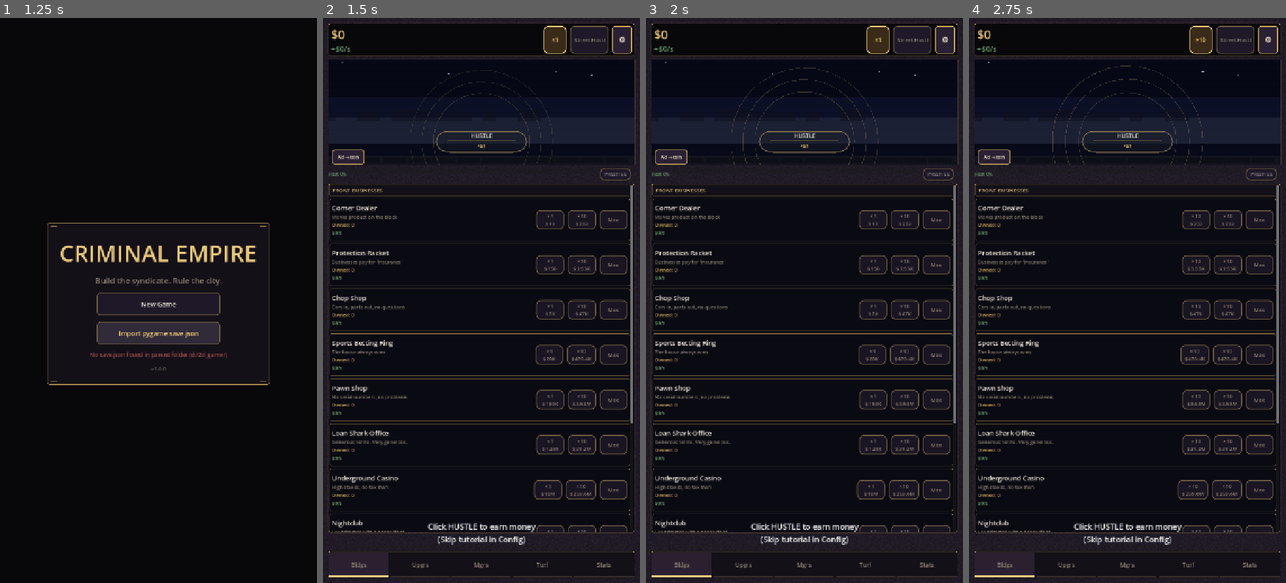
Above: before the commit, frames 1-4 (left to right).
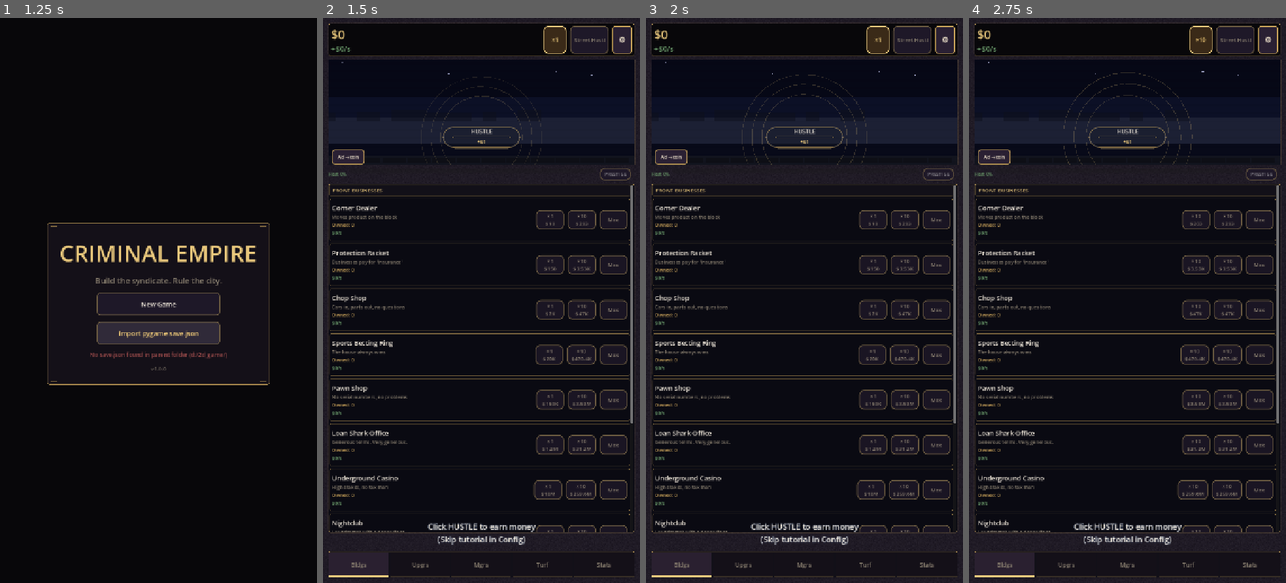
Above: after the commit, the same moments.

Repository: ironassassin3/Idle-empire
Game: Godot game, scene res://scenes/main_menu.tscn
Same seed, same stepped clock (60 frames per second), same inputs: the game is played once before the commit and once after it.
Inputs:
- Up to frame 1 (1.25 s): click "Import pygame save.json" at 0.5 s
- Up to frame 2 (1.5 s): click "New Game" at 1.25 s
- Up to frame 3 (2 s): no input
- Up to frame 4 (2.75 s): click "×1" at 2 s

Frame 1 is identical in both runs. In frame 2, 0.8% of the frame differs, in the area x 31-69%, y 11-26%; in frame 3, 0.9%; in frame 4, 1.0%, in the area x 26-74%, y 8-26%.

Commit message:
fix(ui): reposition hustle so city animation stays visible
Co-authored-by: Cursor <cursoragent@cursor.com>

Diff:
--- a/godot/scripts/ui/city_view.gd
+++ b/godot/scripts/ui/city_view.gd
@@ -9,6 +9,9 @@
 const VIRTUAL_SIZE := Vector2(404.0, 320.0)
 const REDRAW_INTERVAL := 1.0 / 30.0
 const MIN_HUSTLE_SIZE := 48.0
+const HUSTLE_GROUND_Y := VIRTUAL_SIZE.y - 28.0
+const HUSTLE_SIZE_SCALE := 0.85
+const HUSTLE_COIN_RESERVE := 38.0
 
 const INK := Color(0.031, 0.039, 0.098)
 const INK_GOLD := Color(0.784, 0.639, 0.353, 0.157)
@@ -178,9 +181,13 @@
 		return
 	var scale := size / VIRTUAL_SIZE
 	var cx := size.x * 0.5
-	var cy := size.y * 0.78
-	var bw := maxf(MIN_HUSTLE_SIZE, 120.0 * scale.x * _click_scale)
-	var bh := maxf(MIN_HUSTLE_SIZE, 56.0 * scale.y * _click_scale)
+	var bw := maxf(MIN_HUSTLE_SIZE, 120.0 * scale.x * _click_scale * HUSTLE_SIZE_SCALE)
+	var bh := maxf(MIN_HUSTLE_SIZE, 56.0 * scale.y * _click_scale * HUSTLE_SIZE_SCALE)
+	# Sidewalk placement: center on street plane (ground_y+), not mid-skyline.
+	var ground_y_px := size.y * (HUSTLE_GROUND_Y / VIRTUAL_SIZE.y)
+	var street_cy := ground_y_px + bh * 0.22
+	var max_cy := size.y - HUSTLE_COIN_RESERVE - bh * 0.5
+	var cy := minf(street_cy, max_cy)
 	_hustle_overlay.position = Vector2(cx - bw * 0.5, cy - bh * 0.5)
 	_hustle_overlay.size = Vector2(bw, bh)
 	_mark_dirty()
@@ -520,7 +527,7 @@
 		draw_line(Vector2(cx - bw * 0.15, refl_y + 3.0), Vector2(cx + bw * 0.15, refl_y + 3.0),
 				Color(INK_GOLD_BRIGHT.r, INK_GOLD_BRIGHT.g, INK_GOLD_BRIGHT.b, 0.12), 1.0)
 
-	var fill_a := 0.647 if _hustle_hover else 0.471
+	var fill_a := 0.647 if _hustle_hover else 0.314
 	var glass := StyleBoxFlat.new()
 	glass.bg_color = Color(INK_GLASS.r, INK_GLASS.g, INK_GLASS.b, fill_a)
 	glass.set_corner_radius_all(int(br))
--- a/godot/scripts/ui/game_screen.gd
+++ b/godot/scripts/ui/game_screen.gd
@@ -421,7 +421,7 @@
 	if sz.y < 40.0:
 		return
 	bar.position = Vector2(8.0, sz.y - 34.0)
-	bar.size = Vector2(maxf(80.0, sz.x - 16.0), 28.0)
+	bar.size = Vector2(minf(148.0, maxf(80.0, sz.x * 0.42)), 28.0)
 
 
 func _ensure_fallback_hustle() -> void:
